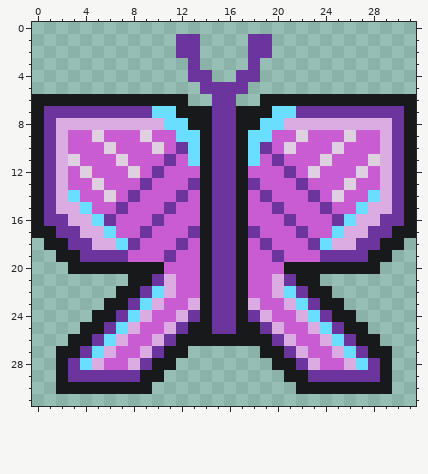
File history of a pixel-art sprite, src/assets/sprites/powerup/butterfly4.png. The picture above is the old version.
The file is 32x32 pixels.
Now the later version:
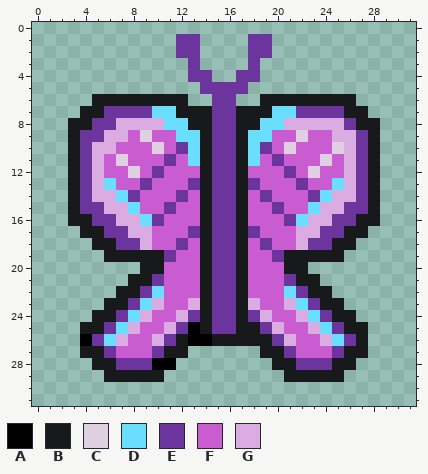
Palette (. is transparent): A #000000  B #17191b  C #ded0e0  D #69deff  E #6c349d  F #c95cd1  G #daace2
Changes in this commit:
Changed rows in their new state; - is an unchanged pixel.
first column x 0:
 6 .....----------------------.....
 7 ....BB--------------------BB....
 8 ...BBEE-------------------EBB...
 9 ...BEEGG-----------------GGEB...
10 ...BEGG-------------------GEB...
11 ...BEG--------------------GEB...
12 ...BEG--------------------GEB...
13 ...BEGD------------------DGEB...
14 ...BEGGD----------------DGGEB...
15 ...BEEGGD--------------DGGEEB...
16 ...BBE-GGD------------DGG-EBB...
17 ....BBEEGG------------GGEEBB....
18 -....BBE-G------------G-EBB....-
19 --....BBBBB----------BBBBB....--
20 ---......--------------......---
21 -----------F--------F-----------
22 -----------F--------F-----------
25 -------------A------------------
26 ---.A--------AA-------------.---
27 --..BBE--F------------F--EBB..--
28 --...BBEE-AA-----------EEBB...--
29 --....BBB--------------BBB....--
30 --........------------........--
Where, in picture pixels (left, top, right, bottom), the same in both pictures:
changed: (32, 94, 212, 394)
changed: (272, 94, 416, 298)
changed: (296, 334, 392, 394)
